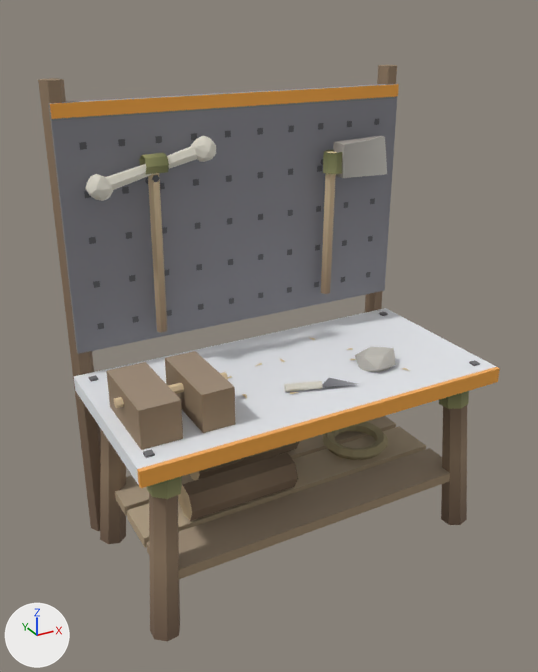
Two versions of the glTF model assets/models/cabin/workbench_a.glb, one commit apart.
Rendered twice from a 50 mm lens placed at (-1.1, -1.88, 1.7), pointed at (-0.06, 0.02, 0.75). The lights are fixed; the arrows at lower left show +X, +Y and +Z. The first picture is the older version.

The first picture shows 'base', 'stone_axe', 'stone_pick'.
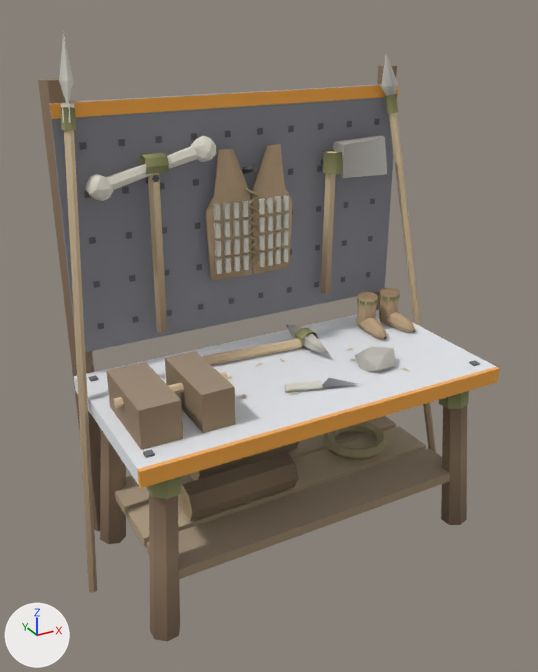
Pixel boxes (x1, y1, x2, y2) of what changed, in the pictures (538 x 672 px):
```json
{"object": "bone_armor", "change": "added", "after": [206, 144, 292, 280]}
{"object": "bone_spear", "change": "added", "after": [59, 32, 97, 593], "on screen": "beige"}
{"object": "stone_spear", "change": "added", "after": [381, 54, 436, 452]}
{"object": "hide_boots", "change": "added", "after": [356, 288, 415, 339], "on screen": "beige"}
{"object": "quarry_pick", "change": "added", "after": [202, 324, 328, 366], "on screen": "beige"}
{"object": "hide_vest", "change": "added", "after": [206, 144, 279, 276]}
```

Scene script edits in JSON lines:
```json
{"op": "add", "block": "me_stone_spear", "code": ["me_stone_spear = bpy.data.meshes.new('stone_spear')", "me_stone_spear.from_pydata(...)  # 40 vertices, 58 faces; spans x 0.51..0.71, y 0.01..0.28, z 0.0..1.57", "me_stone_spear.materials.append(mat_cabinvertex)"]}
{"op": "add", "block": "me_quarry_pick", "code": ["me_quarry_pick = bpy.data.meshes.new('quarry_pick')", "me_quarry_pick.from_pydata(...)  # 59 vertices, 90 faces; spans x -0.301..0.189, y 0.005..0.275, z 0.617..0.683", "me_quarry_pick.materials.append(mat_cabinvertex)"]}
{"op": "add", "block": "me_hide_vest", "code": ["me_hide_vest = bpy.data.meshes.new('hide_vest')", "me_hide_vest.from_pydata(...)  # 161 vertices, 300 faces; spans x -0.158..0.158, y 0.238..0.258, z 0.88..1.3", "me_hide_vest.materials.append(mat_cabinvertex)"]}
{"op": "add", "block": "me_hide_boots", "code": ["me_hide_boots = bpy.data.meshes.new('hide_boots')", "me_hide_boots.from_pydata(...)  # 170 vertices, 216 faces; spans x 0.393..0.568, y 0.039..0.207, z 0.616..0.75", "me_hide_boots.materials.append(mat_cabinvertex)"]}
{"op": "add", "block": "me_bone_spear", "code": ["me_bone_spear = bpy.data.meshes.new('bone_spear')", "me_bone_spear.from_pydata(...)  # 52 vertices, 70 faces; spans x -0.71..-0.53, y 0.01..0.29, z 0.0..1.65", "me_bone_spear.materials.append(mat_cabinvertex)"]}
{"op": "add", "block": "me_bone_armor", "code": ["me_bone_armor = bpy.data.meshes.new('bone_armor')", "me_bone_armor.from_pydata(...)  # 705 vertices, 1260 faces; spans x -0.158..0.158, y 0.222..0.252, z 0.88..1.3", "me_bone_armor.materials.append(mat_cabinvertex)"]}
{"op": "add", "block": "ob_stone_spear", "code": ["ob_stone_spear = bpy.data.objects.new('stone_spear', me_stone_spear)", "ob_stone_spear.location = (0.0, 0.0, 0.0)"]}
{"op": "add", "block": "ob_quarry_pick", "code": ["ob_quarry_pick = bpy.data.objects.new('quarry_pick', me_quarry_pick)", "ob_quarry_pick.location = (0.0, 0.0, 0.0)"]}
{"op": "add", "block": "ob_hide_vest", "code": ["ob_hide_vest = bpy.data.objects.new('hide_vest', me_hide_vest)", "ob_hide_vest.location = (0.0, 0.0, 0.0)"]}
{"op": "add", "block": "ob_hide_boots", "code": ["ob_hide_boots = bpy.data.objects.new('hide_boots', me_hide_boots)", "ob_hide_boots.location = (0.0, 0.0, 0.0)"]}
{"op": "add", "block": "ob_bone_spear", "code": ["ob_bone_spear = bpy.data.objects.new('bone_spear', me_bone_spear)", "ob_bone_spear.location = (0.0, 0.0, 0.0)"]}
{"op": "add", "block": "ob_bone_armor", "code": ["ob_bone_armor = bpy.data.objects.new('bone_armor', me_bone_armor)", "ob_bone_armor.location = (0.0, 0.0, 0.0)"]}
```
